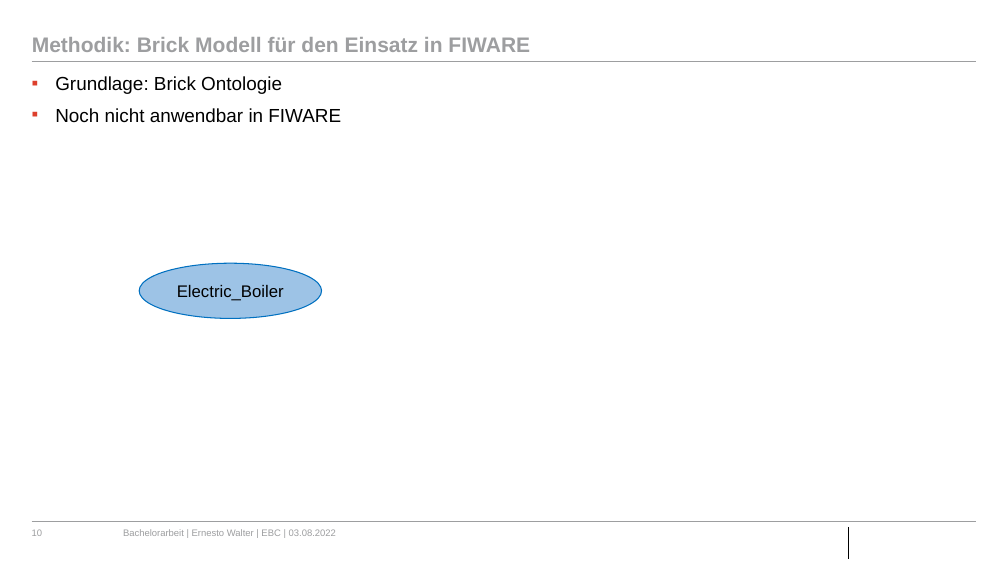
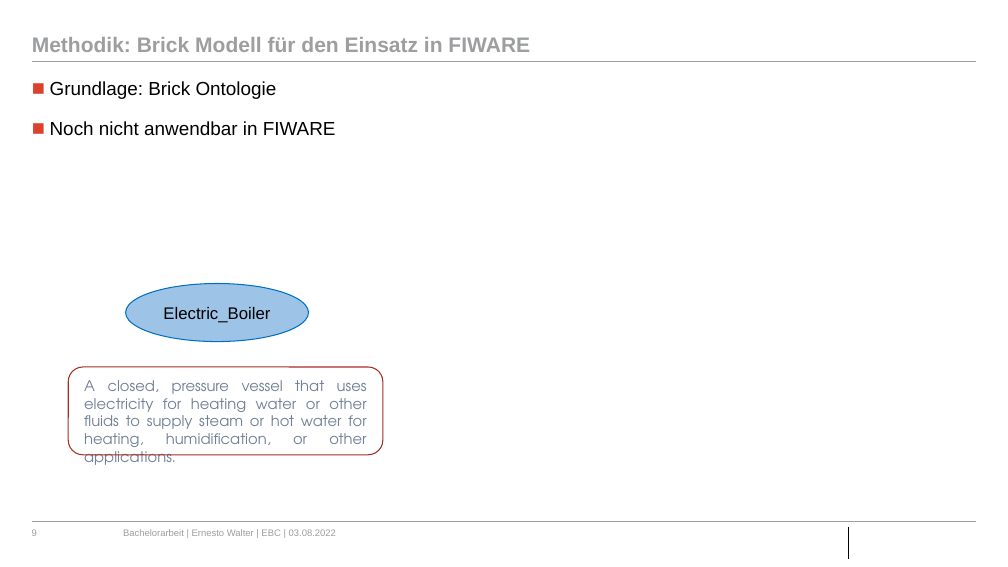
Before and after one commit to ErnestoVivas/FiBEM, a slide deck: slide 9 of docs/BA_Bergfest_Ernesto.pptx (slide 10 before the commit). Drawn at 1008x567 pixels with LibreOffice and Linux fonts; fonts in the diff are those of the drawing; background and template pictures are left out. Boxes give left, top, right and bottom in pixels: in the first picture for what was removed or moved away, otherwise in the second. Text is boxed around its words. In the diff, an @@ line names an element or a change of style, - is before the commit and + after.

```diff
--- a/docs/BA_Bergfest_Ernesto.pptx
+++ b/docs/BA_Bergfest_Ernesto.pptx
@@ text "Grundlage: Brick Ontologie" at (50,81,336,136): bullet ▪ to ■; line spacing 1 to 1.5; less space between paragraphs @@
@@ ellipse "Electric_Boiler": place and size @@
-ellipse "Electric_Boiler" at (139,263,321,318)
+ellipse "Electric_Boiler" at (126,284,309,342)
@@ rounded rectangle added at (68,367,383,454), outline #A32F21 1 pt @@
@@ text added at (84,380,367,452), 14 pt, text #718096 @@
+A closed, pressure vessel that uses electricity for heating water or other fluids to supply steam or hot water for heating, humidification, or other applications.
@@ page number at (32,529,37,536): text changed @@
-10
+9
```
Also in this commit, not shown: 20 other slides changed, 3 slides added, 4 slides removed.
